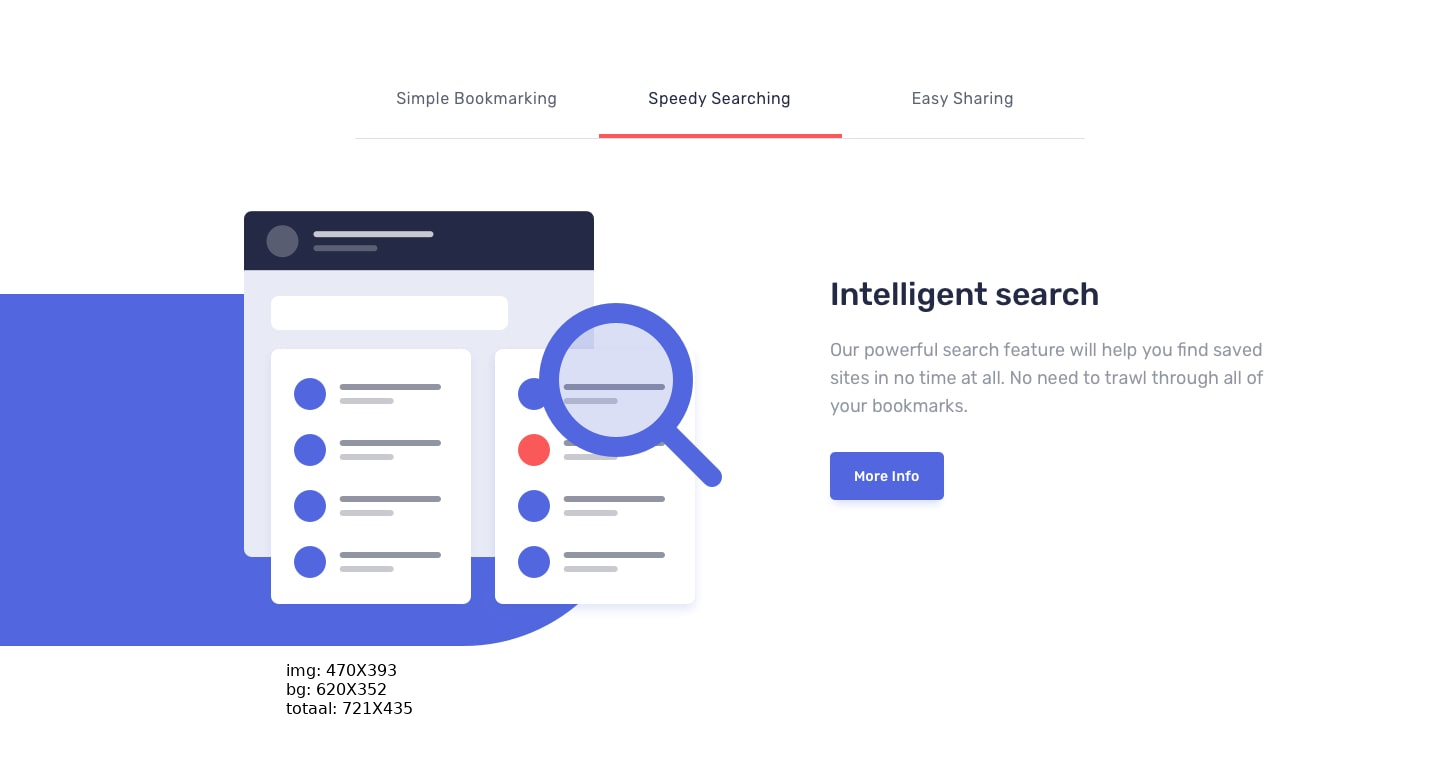
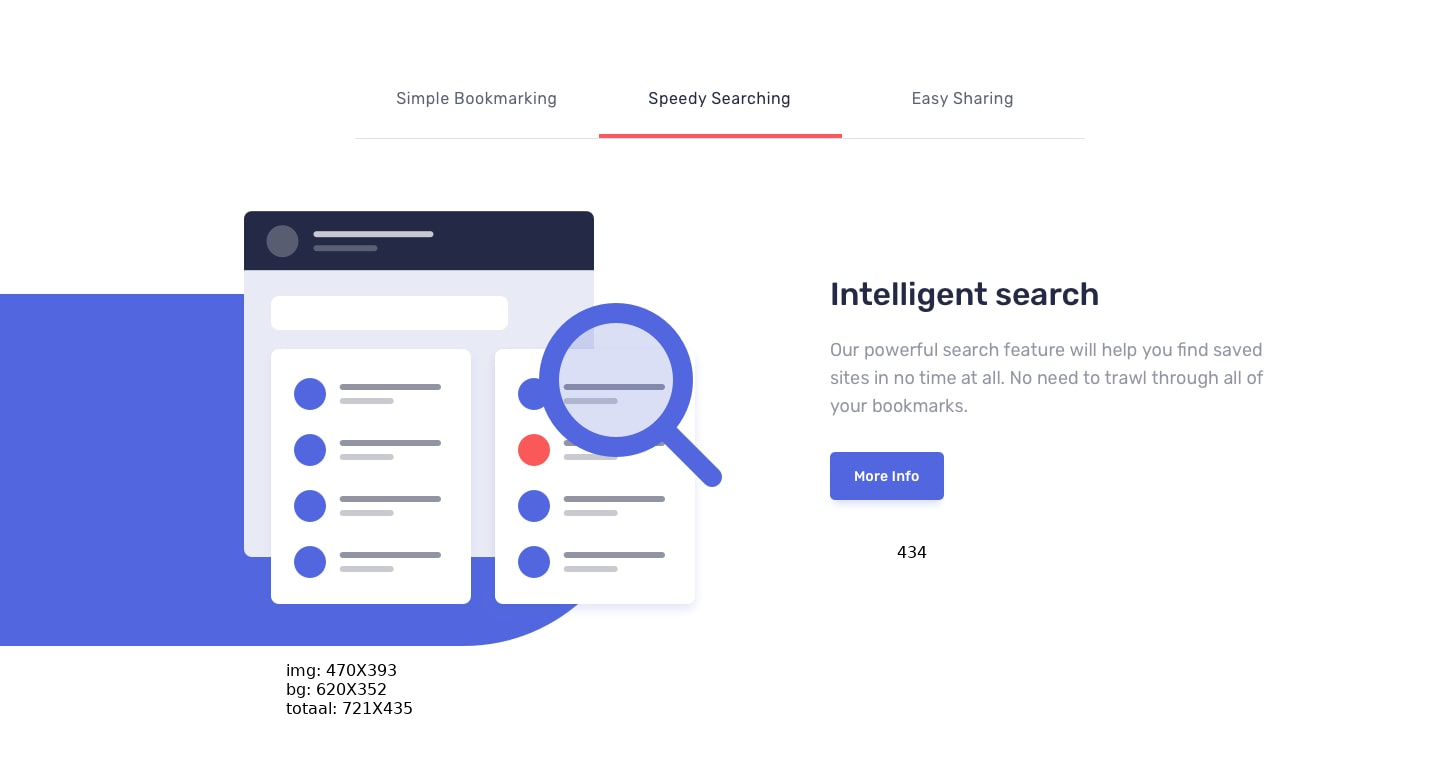
Comparing the layer stacks of the two 1440px x 768px images. Changes:
added layer "434" above "img: 470X393 ..." over (x1=897, y1=546, x2=927, y2=558)
